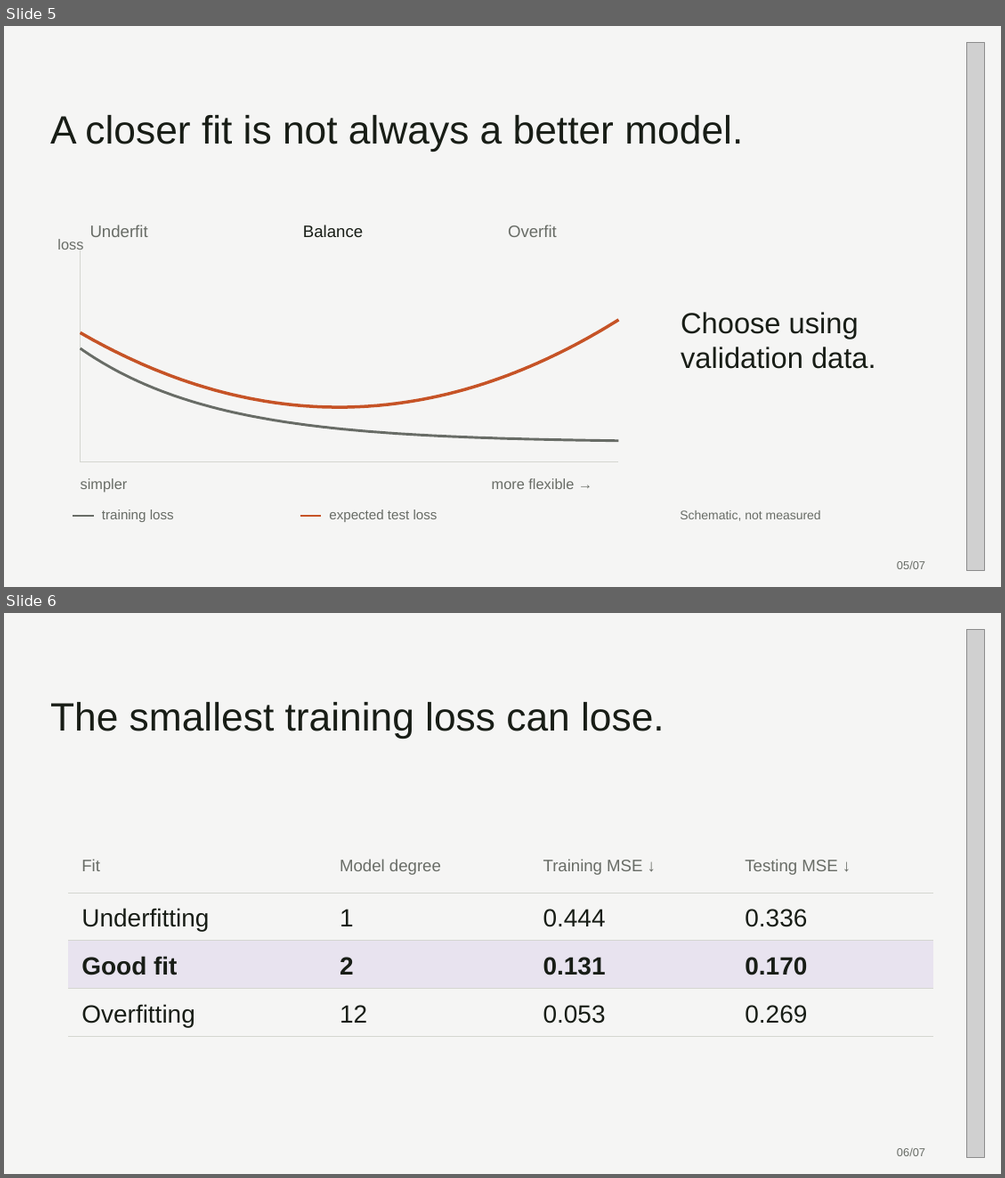
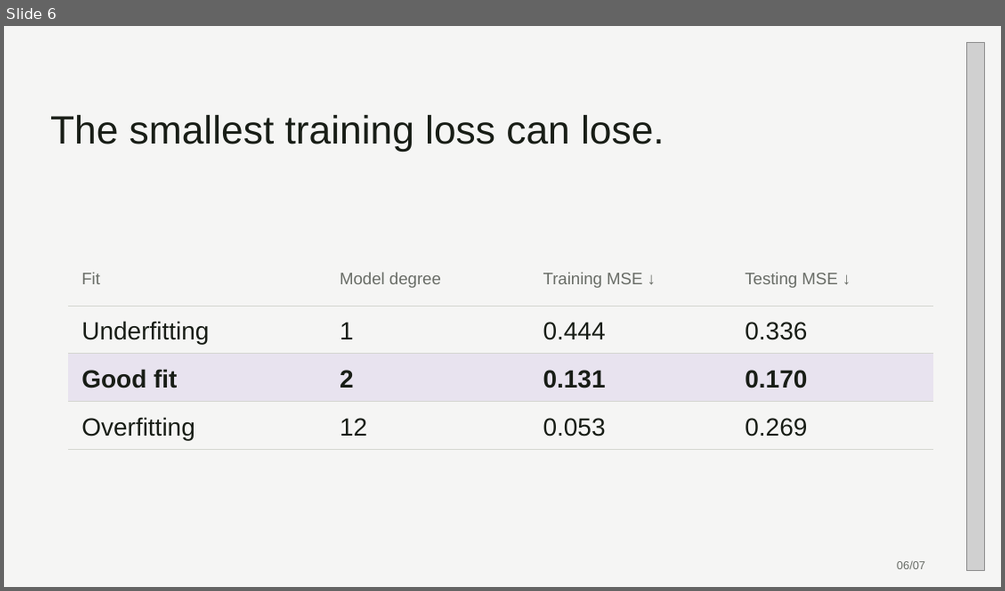
Before and after one commit to 0xABAN/classes, a slide deck: cmpsc-448/presentation/bias-variance-tradeoff.pptx. Shown one above the other, each under a label of ours: slides 5 and 6 before the commit, slide 6 after it. The pictures are 1005x1178 and 1005x591 pixels, drawn with LibreOffice and Linux fonts; fonts in the diff are those of the drawing; grey boxes stand for pictures. Boxes give left, top, right and bottom in pixels: in the first picture for what was removed or moved away, otherwise in the second. Text is boxed around its words. In the diff, an @@ line names an element or a change of style, - is before the commit and + after.

```diff
--- a/cmpsc-448/presentation/bias-variance-tradeoff.pptx
+++ b/cmpsc-448/presentation/bias-variance-tradeoff.pptx
@@ slide 5 removed at (x1=4, y1=26, x2=1001, y2=587), background #F5F5F4 @@
@@ picture removed at (x1=966, y1=42, x2=985, y2=571) @@
@@ text removed at (x1=50, y1=115, x2=743, y2=151) @@
-A closer fit is not always a better model.
@@ text removed at (x1=57, y1=239, x2=83, y2=249) @@
-loss
@@ text removed at (x1=90, y1=224, x2=148, y2=237) @@
-Underfit
@@ text removed at (x1=303, y1=224, x2=363, y2=237) @@
-Balance
@@ text removed at (x1=508, y1=224, x2=557, y2=237) @@
-Overfit
@@ line removed from (81, 250) to (81, 462) @@
@@ text removed at (x1=680, y1=312, x2=876, y2=369) @@
-Choose using
-validation data.
@@ freeform shape removed at (x1=81, y1=320, x2=619, y2=408) @@
@@ freeform shape removed at (x1=81, y1=348, x2=619, y2=441) @@
@@ line removed from (81, 462) to (619, 462) @@
@@ text removed at (x1=81, y1=478, x2=128, y2=492) @@
-simpler
@@ text removed at (x1=492, y1=478, x2=574, y2=489) @@
-more flexible →
@@ line removed from (73, 516) to (94, 516) @@
@@ text removed at (x1=102, y1=509, x2=174, y2=522) @@
-training loss
@@ line removed from (300, 516) to (321, 516) @@
@@ text removed at (x1=329, y1=509, x2=437, y2=522) @@
-expected test loss
@@ text removed at (x1=680, y1=510, x2=821, y2=521) @@
-Schematic, not measured
@@ text removed at (x1=897, y1=561, x2=925, y2=569) @@
-05/07
```
Also in this commit, not shown: 1 slide added, 3 other files.
